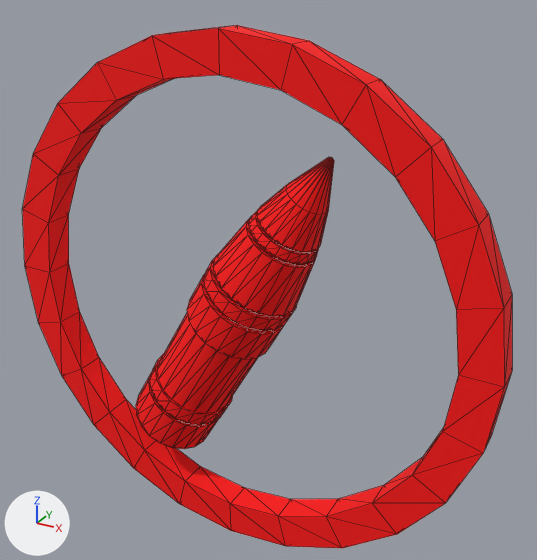
Before and after pictures for a commit that changed the FBX model Assets/Models/Powerup/Fire.fbx.
Camera for both pictures: a 50 mm camera at (-1.783, -16.612, 0.519) aimed at (-2.028, -16.168, 0.296). Lighting does not change. The marker at lower left points along +X, +Y and +Z. Mesh edges are drawn as thin lines. Where no turn or scale is listed for an object, it has been applied to the vertices.

Script lines for the objects in view, before the commit:
```python
mat_fire = principled_material('Fire')
mat_fire.base_color = (1.0, 0.0, 0.0)  # red #ff0000
mat_fire.roughness = 0.859
me_mesh = bpy.data.meshes.new('Mesh')
me_mesh.from_pydata(...)  # 636 vertices, 1268 faces; spans x -0.197..0.197, y -0.035..0.035, z -0.197..0.197
me_mesh.materials.append(mat_fire)  # red #ff0000
ob_fire = bpy.data.objects.new('FIRE', me_mesh)
ob_fire.location = (-2.0417, -16.1839, 0.2796)
```
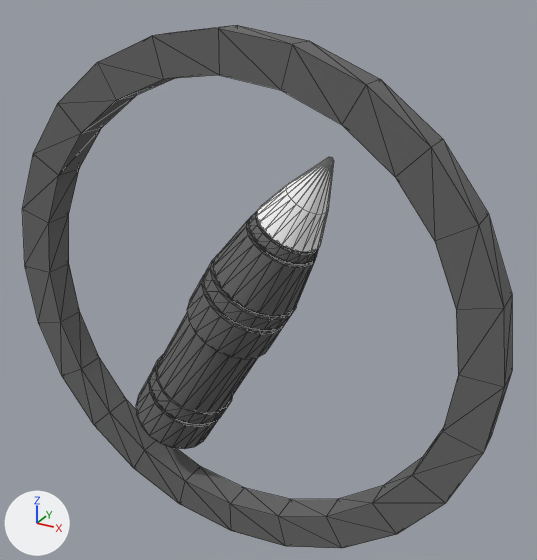
Changed parts and their boxes (x1, y1, x2, y2) in the pictures (537 x 560 px):
'FIRE', recoloured (red to grey)
    both: (23, 25, 512, 548)
part 1 of me_mesh, recoloured (red to white)
    both: (257, 157, 334, 252)

What the commit changed:
Material 'Fire' (mat_fire) changes colour from red #ff0000 to dark grey #666666; in linear values from (1.0, 0.0, 0.0) to (0.133, 0.133, 0.133).
Material 'White' (mat_white) is new.
Its base color is (1.0, 1.0, 1.0) (white #ffffff).
Its roughness is 0.859.
me_mesh has 636 vertices, 1268 faces and spans x -0.197..0.197, y -0.035..0.035, z -0.197..0.197.
me_mesh is used by ob_fire; location (-2.0417, -16.1839, 0.2796).
me_mesh part 1: 138 of the faces centred in x 0.025..0.07, y -0.022..0.022, z 0.064..0.12 switch from mat_fire (red #ff0000) to mat_white (white #ffffff).
